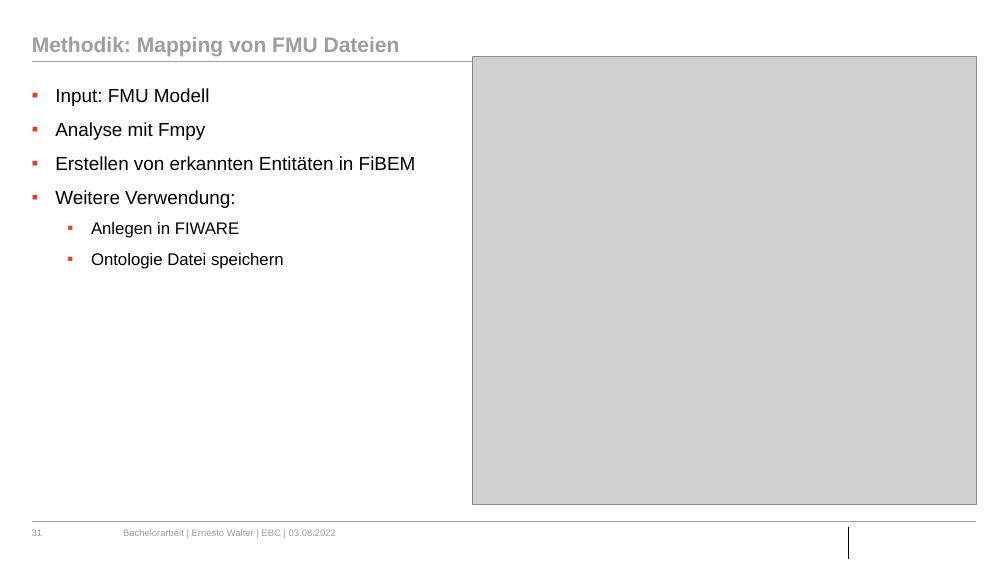
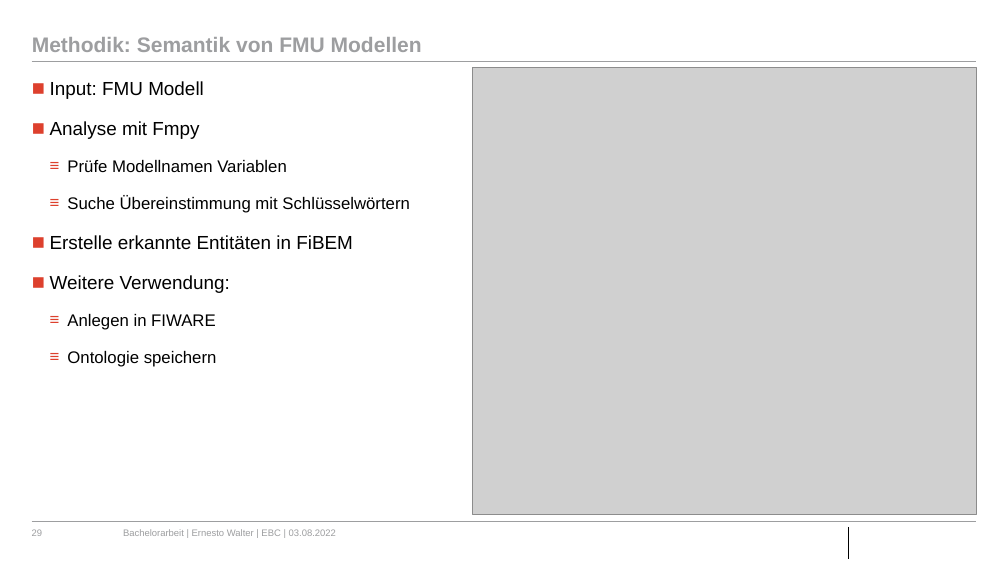
Before and after one commit to ErnestoVivas/FiBEM, a slide deck: slide 29 of docs/BA_Bergfest_Ernesto.pptx (slide 31 before the commit). Drawn at 1008x567 pixels with LibreOffice and Linux fonts; fonts in the diff are those of the drawing; grey boxes stand for pictures; background and template pictures are left out. Boxes give left, top, right and bottom in pixels: in the first picture for what was removed or moved away, otherwise in the second. Text is boxed around its words. In the diff, an @@ line names an element or a change of style, - is before the commit and + after.

```diff
--- a/docs/BA_Bergfest_Ernesto.pptx
+++ b/docs/BA_Bergfest_Ernesto.pptx
@@ title at (32,37,422,52): text changed @@
-Methodik: Mapping von FMU Dateien
+Methodik: Semantik von FMU Modellen
@@ text "Input: FMU Modell": place and size @@
-text "Input: FMU Modell" at (55,88,416,269)
+text "Input: FMU Modell" at (50,81,410,367)
@@ text at (50,81,230,330): bullet ▪ to ■; more space between paragraphs; bullet ▪ to ≡ @@
@@ picture: place and size @@
-picture at (473,57,977,504)
+picture at (473,67,977,515)
@@ text at (50,160,410,250): text changed; size 18 to 16 pt @@
-▪ Erstellen von erkannten Entitäten in FiBEM
+  ≡ Prüfe Modellnamen Variablen
+  ≡ Suche Übereinstimmung mit Schlüsselwörtern
+■ Erstelle erkannte Entitäten in FiBEM
@@ text at (67,351,217,367): text changed @@
-  ▪ Ontologie Datei speichern
+  ≡ Ontologie speichern
@@ page number at (32,529,43,536): text changed @@
-31
+29
```
Also in this commit, not shown: 20 other slides changed, 3 slides added, 4 slides removed.
